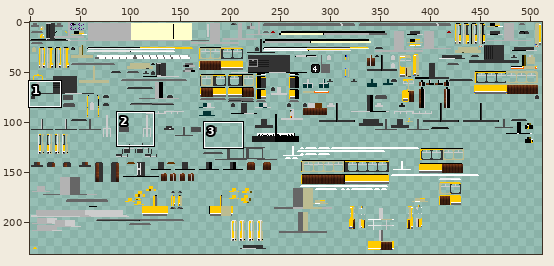
Sprite sheet -- src/main/resources/assets/tc/textures/trains/Duewag_GT6ER_Yellow.png. Above: a wide view before the commit, with the close-up outlined.
Close-up. The starting point:
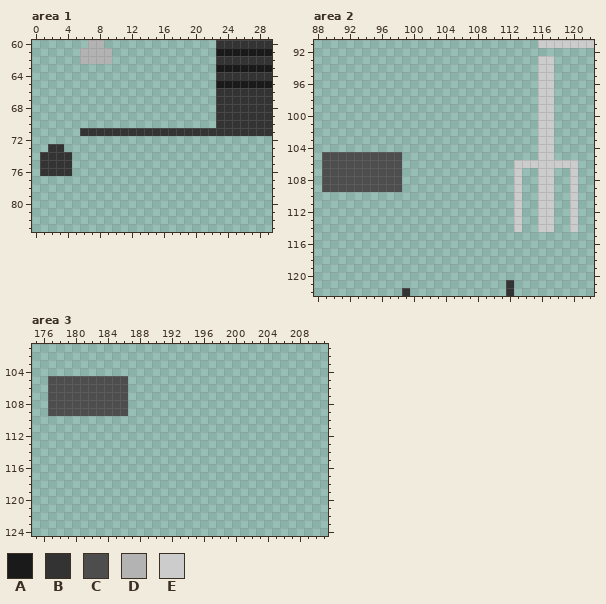
The file is 512x256 pixels. Colours within 5 levels of each other are drawn and written as one. Shown: area 1: x 0..29, y 60..83; area 2: x 88..122, y 91..122; area 3: x 175..211, y 101..124. The wide view leaves out empty margins. The commit also changed other parts of the picture, which this record leaves out.
Palette (. is transparent): A #1a1a1a  B #333333  C #4d4d4d  D #b3b3b3  E #cccccc
Pixels before, area 1, first column x 1:
60 ......DD..............BBBBBBB
61 .....DDDD.............AAAAAAA
62 .....DDDD.............BBBBBBB
63 ......................AAAAAAA
64 ......................BBBBBBB
65 ......................AAAAAAA
66 ......................BBBBBBB
67 ......................BBBBBBB
68 ......................BBBBBBB
69 ......................BBBBBBB
70 ......................BBBBBBB
71 .....BBBBBBBBBBBBBBBBBBBBBBBB
72 .............................
73 .BB..........................
74 BBBB.........................
75 BBBB.........................
76 BBBB.........................
Pixels before, area 2, first column x 89:
 91 ...........................EEEEEEE
 92 ..................................
 93 ...........................EE.....
 94 ...........................EE.....
 95 ...........................EE.....
 96 ...........................EE.....
 97 ...........................EE.....
 98 ...........................EE.....
 99 ...........................EE.....
100 ...........................EE.....
101 ...........................EE.....
102 ...........................EE.....
103 ...........................EE.....
104 ...........................EE.....
105 CCCCCCCCCC.................EE.....
106 CCCCCCCCCC..............EEEEEEEE..
107 CCCCCCCCCC..............E..EE..E..
108 CCCCCCCCCC..............E..EE..E..
109 CCCCCCCCCC..............E..EE..E..
110 ........................E..EE..E..
111 ........................E..EE..E..
112 ........................E..EE..E..
113 ........................E..EE..E..
114 ........................E..EE..E..
115 ..................................
116 ..................................
117 ..................................
118 ..................................
119 ..................................
120 ..................................
121 .......................B..........
122 ..........B............B..........
Pixels before, area 3, first column x 177:
105 CCCCCCCCCC
106 CCCCCCCCCC
107 CCCCCCCCCC
108 CCCCCCCCCC
109 CCCCCCCCCC
Once edited:
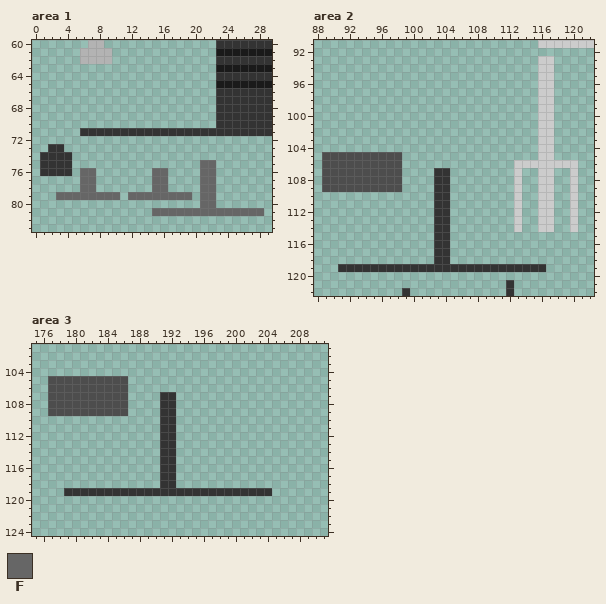
Colours new in this view: F #666666
Changes in this commit:
Area 1:
Colour F now appears in row 75 at x 21 to 22; in rows 76 to 78 at x 6 to 7, 15 to 16 and 21 to 22; in row 79 at x 3 to 10, 12 to 19 and 21 to 22; in row 80 at x 21 to 22; in row 81 at x 15 to 28.
Area 2:
Colour B now appears in rows 107 to 118 at x 103 to 104; in row 119 at x 91 to 116.
Area 3:
Colour B now appears in rows 107 to 118 at x 191 to 192; in row 119 at x 179 to 204.
Where, in picture pixels (left, top, right, bottom), the same in both close-ups:
added: (56, 160, 264, 216)
added: (338, 168, 546, 272)
added: (64, 392, 272, 496)
